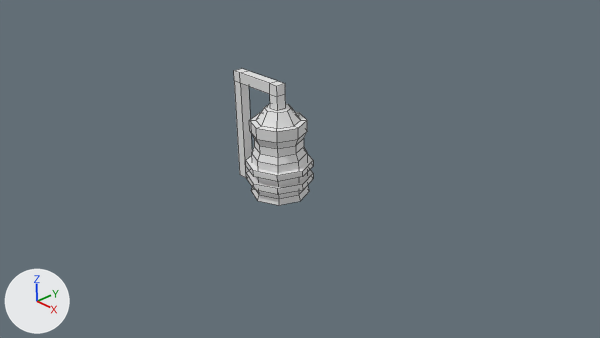
The Blender file _temporary/and_3D_da completare/andmininuclear/andMINInuclear.blend: old version first, new version second.
Before and after are seen from the file's camera 'Camera'. Lighting does not change. The marker at lower left points along +X, +Y and +Z. The first picture is the older version. Mesh edges are drawn as thin lines.
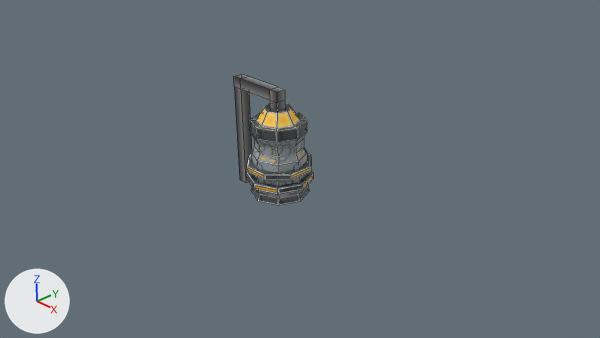
Pixel boxes (x1, y1, x2, y2) of what changed, in the pictures (600 x 338 px; the box of a moved part takes in the faces that stretch with it):
'Cylinder', recoloured (white to grey)
    both: (249, 104, 309, 205)
'Cylinder.001', recoloured, surface changed, moved (white to grey)
    before: (234, 69, 286, 178)
    after: (234, 74, 286, 183)
'Cylinder.002', surface changed, turned (white to grey)
    before: (246, 154, 313, 182)
    after: (247, 153, 311, 180)
'Cylinder.003', reshaped, moved, recoloured (white to grey)
    before: (246, 170, 313, 195)
    after: (246, 171, 313, 194)
part 3 of me_cylinder_001, moved or reshaped
    before: (234, 69, 286, 178)
    after: (234, 74, 286, 183)

Patch to the scene script:
```diff
--- a/_temporary/and_3D_da completare/andmininuclear/andMINInuclear.blend.py
+++ b/_temporary/and_3D_da completare/andmininuclear/andMINInuclear.blend.py
@@ img_andnuclear_bmp @@
+img_andnuclear_bmp = load_image('andnuclear.bmp', 'andnuclear.bmp', 512, 512, 'sRGB')
@@ mat_andnuclear_bmp @@
+mat_andnuclear_bmp = principled_material('andnuclear.bmp')
+mat_andnuclear_bmp.texture = img_andnuclear_bmp
@@ me_cylinder_004 @@
 # used by ob_cylinder_003; location = (0.0, 0.0, 0.0)
-me_cylinder_004.from_pydata(...)  # 16 vertices, 10 faces; spans x -0.569..0.569, y -0.569..0.569, z 0.237..0.344
+me_cylinder_004.from_pydata(...)  # 16 vertices, 10 faces; spans x -0.569..0.569, y -0.569..0.569, z 0.478..0.585
+# me_cylinder_004 part 1: the whole mesh is rebuilt
+me_cylinder_004.materials.append(mat_andnuclear_bmp)  # picture img_andnuclear_bmp
@@ me_cylinder_002 @@
 me_cylinder_002.from_pydata(...)  # 16 vertices, 10 faces; spans x -0.569..0.569, y -0.569..0.569, z 0.478..0.585
 # used by ob_cylinder_002; location = (0.0, 0.0, 0.0)
+# me_cylinder_002 part 2: 10 faces spanning x -0.569..0.569, y -0.569..0.569, z 0.478..0.585 switch from no material to mat_andnuclear_bmp (picture img_andnuclear_bmp)
@@ me_cylinder_001 @@
 # used by ob_cylinder_001; location = (0.0, 0.0, 0.0)
-me_cylinder_001.from_pydata(...)  # 28 vertices, 21 faces; spans x -1.01..0.09, y -0.09..0.09, z -0.02..1.93
+me_cylinder_001.from_pydata(...)  # 28 vertices, 21 faces; spans x -1.01..0.09, y -0.09..0.09, z -0.12..1.83
+# me_cylinder_001 part 3: the whole mesh is moved by (0.0, 0.0, -0.1)
+# me_cylinder_001 part 4: texture (UV) coordinates changed
+me_cylinder_001.materials.append(mat_andnuclear_bmp)  # picture img_andnuclear_bmp
@@ me_cylinder @@
 me_cylinder.from_pydata(...)  # 72 vertices, 65 faces; spans x -0.5..0.5, y -0.5..0.5, z 0.0..1.52
+me_cylinder.materials.append(mat_andnuclear_bmp)  # picture img_andnuclear_bmp
@@ ob_cylinder_003 @@
 ob_cylinder_003 = bpy.data.objects.new('Cylinder.003', me_cylinder_004)
-ob_cylinder_003.location = (0.0, 0.0, 0.0)
+ob_cylinder_003.location = (0.0, 0.0, -0.24)
@@ ob_cylinder_002 @@
 ob_cylinder_002.location = (0.0, 0.0, 0.0)
+ob_cylinder_002.rotation_euler = (0.0, 0.0, -0.393)  # degrees (0, 0, -23)
```
